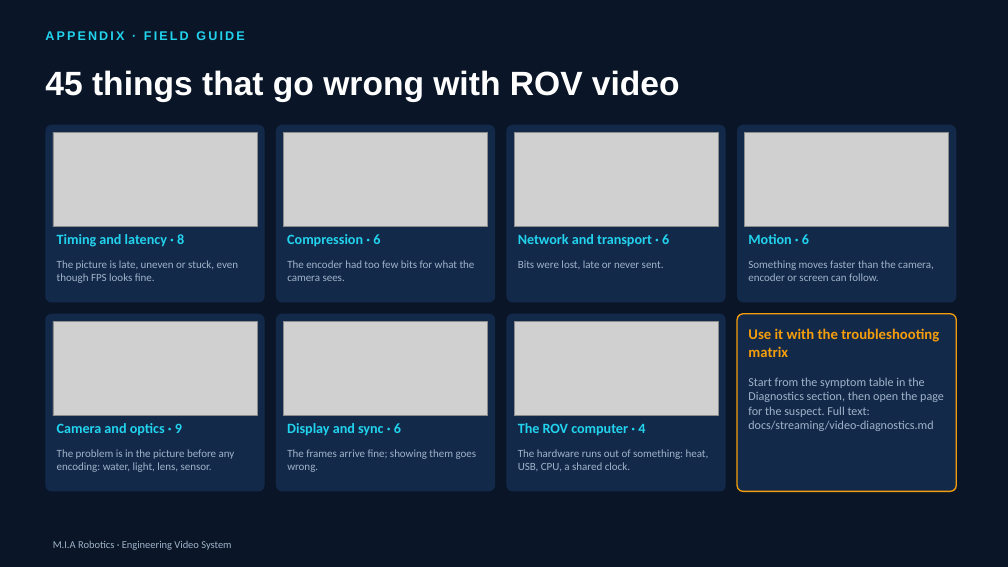
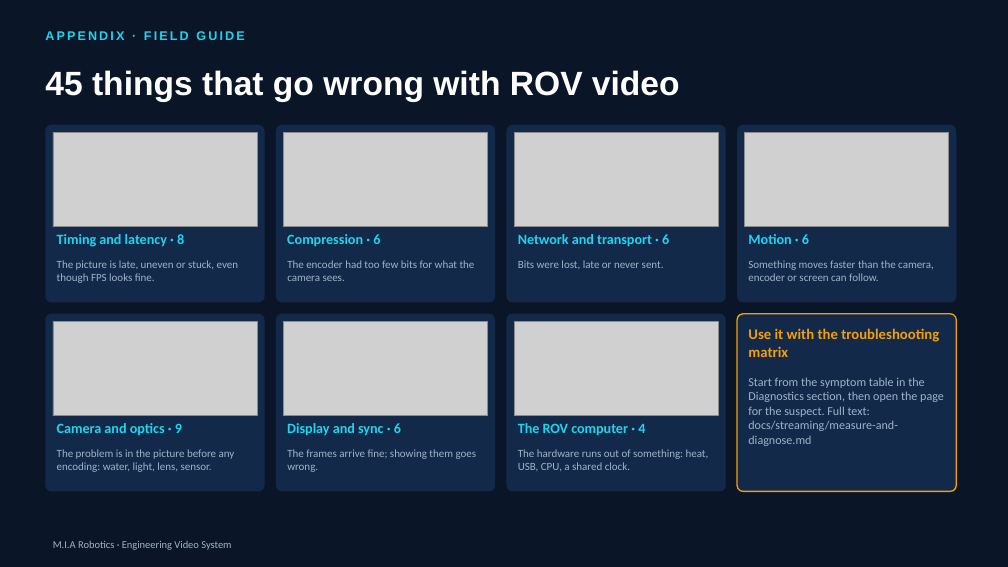
Before and after one commit to YoussefAbbas2001/video-streaming, a slide deck: slide 69 of presentation/MIA_Video_Streaming.pptx (slide 63 before the commit). Drawn at 1008x567 pixels with LibreOffice and Linux fonts; fonts in the diff are those of the drawing; grey boxes stand for pictures; background and template pictures are left out. Boxes give left, top, right and bottom in pixels: in the first picture for what was removed or moved away, otherwise in the second. Text is boxed around its words. In the diff, an @@ line names an element or a change of style, - is before the commit and + after.

```diff
--- a/presentation/MIA_Video_Streaming.pptx
+++ b/presentation/MIA_Video_Streaming.pptx
@@ text at [748, 377, 944, 446]: text changed @@
-Start from the symptom table in the Diagnostics section, then open the page for the suspect. Full text: docs/streaming/video-diagnostics.md
+Start from the symptom table in the Diagnostics section, then open the page for the suspect. Full text: docs/streaming/measure-and-diagnose.md
```
Also in this commit, not shown: 1 other slide changed, 7 slides added, 1 slide removed, 38 other files.
